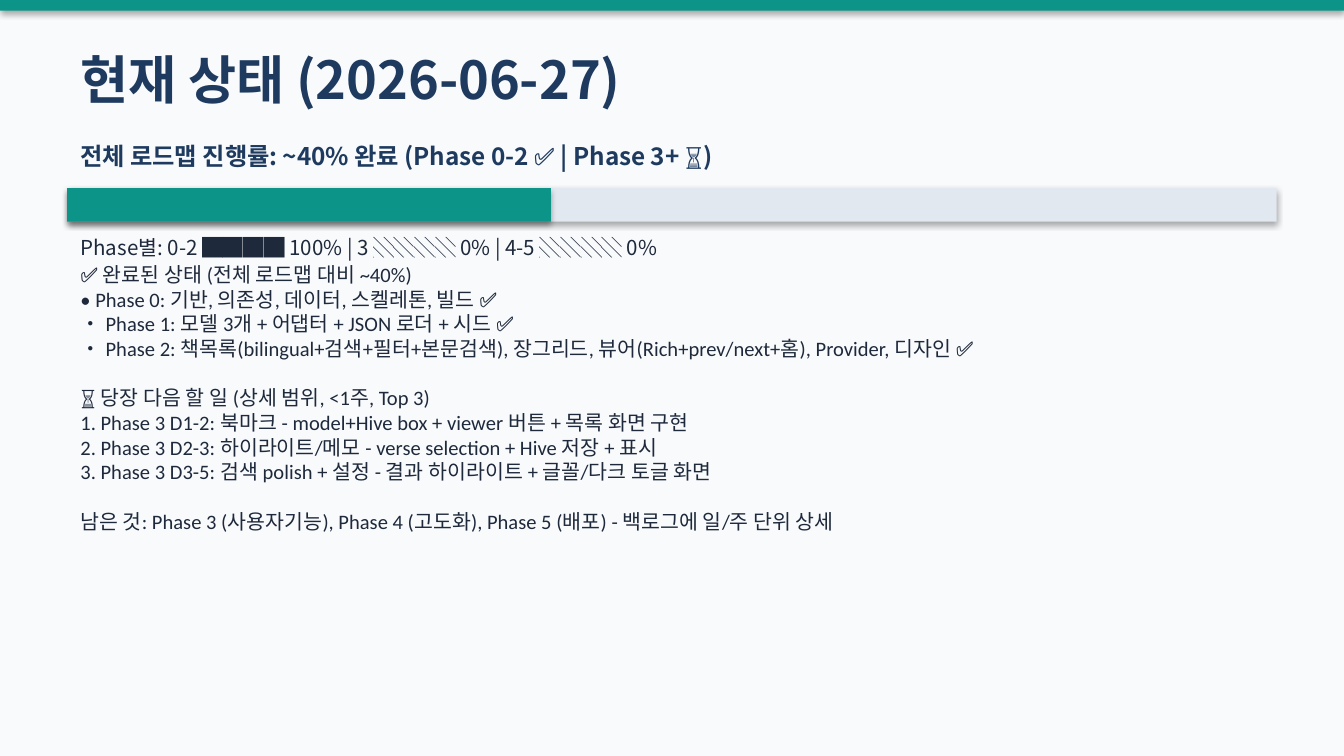
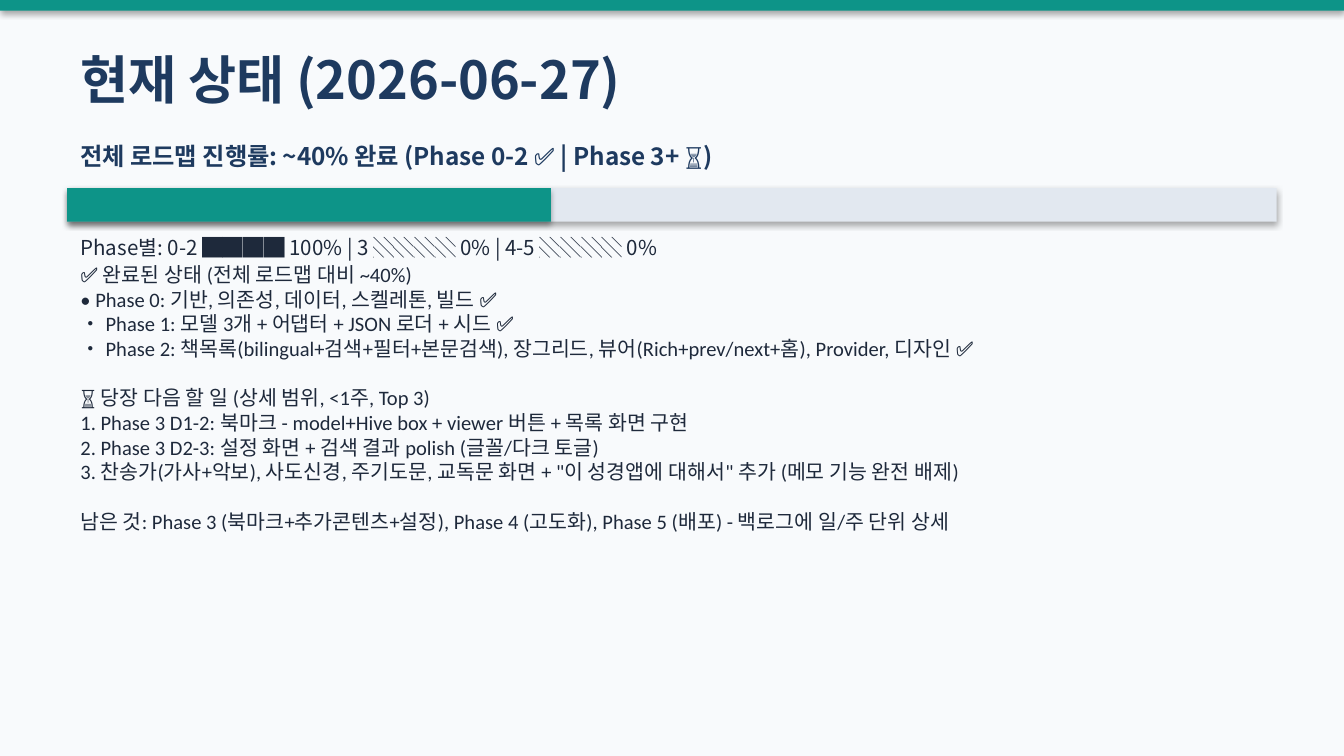
Before and after one commit to bcspl/korean-bible-app, a slide deck: slide 3 of docs/roadmap-pptx/Korean_Bible_App_Roadmap_및_작업제안_2026-06-27.pptx. Drawn at 1344x756 pixels with LibreOffice and Linux fonts; fonts in the diff are those of the drawing. Boxes give left, top, right and bottom in pixels: in the first picture for what was removed or moved away, otherwise in the second. Text is boxed around its words. In the diff, an @@ line names an element or a change of style, - is before the commit and + after.

Commit message:
docs: 프로젝트 범위 업데이트 - 메모 기능 삭제, 찬송가 가사 및 악보 / 사도신경 / 주기도문 / 교독문 / 이 성경앱에 대해서 추가. Phase 3~5 상세 태스크 세분화 (한글 행동형 <1d/<1w). roadmap-pptx skill 재실행 + dated PPTX 아카이브 (2026-06-27)

```diff
--- a/docs/roadmap-pptx/Korean_Bible_App_Roadmap_및_작업제안_2026-06-27.pptx
+++ b/docs/roadmap-pptx/Korean_Bible_App_Roadmap_및_작업제안_2026-06-27.pptx
@@ text at [80, 265, 958, 532]: text changed @@
-✅ 완료된 상태 (전체 로드맵 대비 ~40%)
-• Phase 0: 기반, 의존성, 데이터, 스켈레톤, 빌드 ✅
-• Phase 1: 모델 3개 + 어댑터 + JSON 로더 + 시드 ✅
-• Phase 2: 책목록(bilingual+검색+필터+본문검색), 장그리드, 뷰어(Rich+prev/next+홈), Provider, 디자인 ✅
-⏳ 당장 다음 할 일 (상세 범위, <1주, Top 3)
-1. Phase 3 D1-2: 북마크 - model+Hive box + viewer 버튼 + 목록 화면 구현
-2. Phase 3 D2-3: 하이라이트/메모 - verse selection + Hive 저장 + 표시
-3. Phase 3 D3-5: 검색 polish + 설정 - 결과 하이라이트 + 글꼴/다크 토글 화면
-남은 것: Phase 3 (사용자기능), Phase 4 (고도화), Phase 5 (배포) - 백로그에 일/주 단위 상세
+✅ 완료된 상태 (전체 로드맵 대비 ~40%)
+• Phase 0: 기반, 의존성, 데이터, 스켈레톤, 빌드 ✅
+• Phase 1: 모델 3개 + 어댑터 + JSON 로더 + 시드 ✅
+• Phase 2: 책목록(bilingual+검색+필터+본문검색), 장그리드, 뷰어(Rich+prev/next+홈), Provider, 디자인 ✅
+⏳ 당장 다음 할 일 (상세 범위, <1주, Top 3)
+1. Phase 3 D1-2: 북마크 - model+Hive box + viewer 버튼 + 목록 화면 구현
+2. Phase 3 D2-3: 설정 화면 + 검색 결과 polish (글꼴/다크 토글)
+3. 찬송가(가사+악보), 사도신경, 주기도문, 교독문 화면 + "이 성경앱에 대해서" 추가 (메모 기능 완전 배제)
+남은 것: Phase 3 (북마크+추가콘텐츠+설정), Phase 4 (고도화), Phase 5 (배포) - 백로그에 일/주 단위 상세
```
Also in this commit, not shown: 3 other slides changed, 3 other files.
